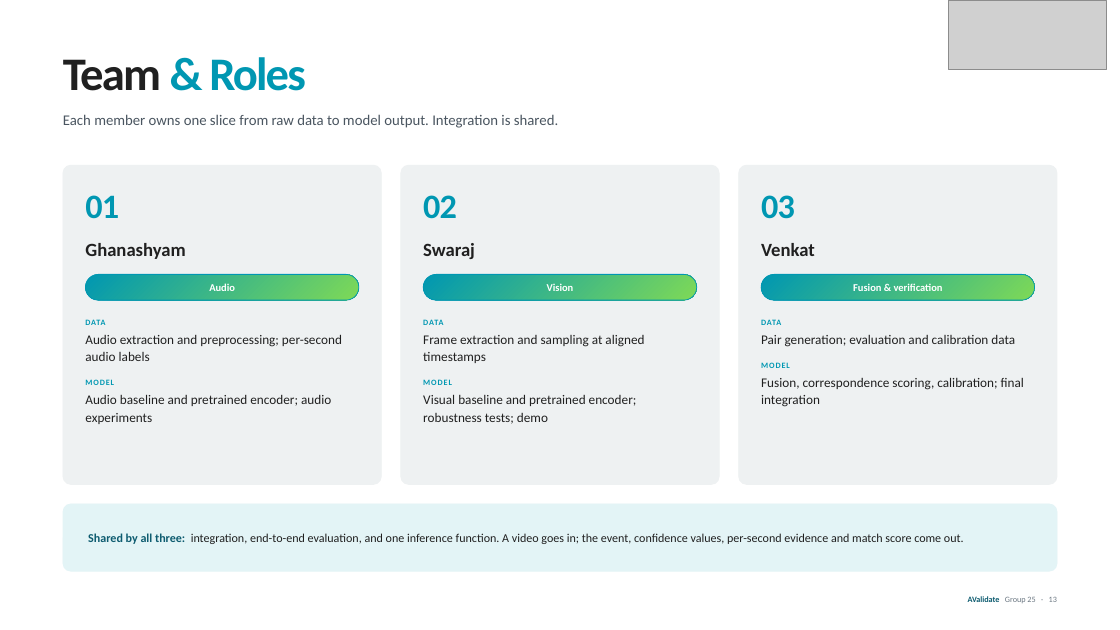
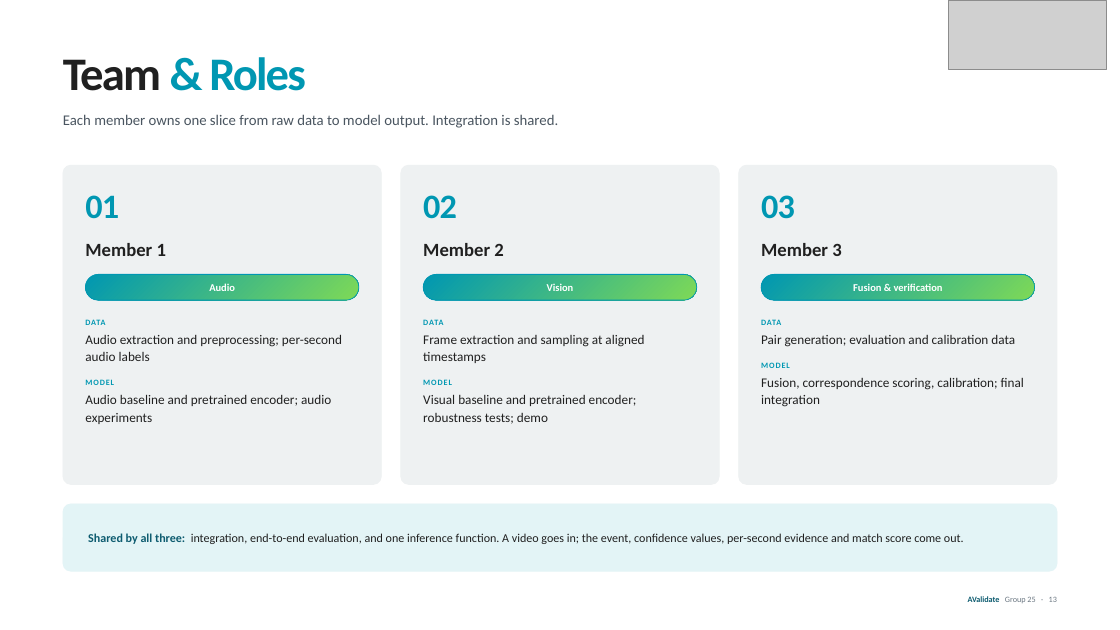
Before and after one commit to NUS-AIS-GCs/Audio-Video-Confidence, a slide deck: slide 13 of Presentations/Group 25 - AValidate - First Presentation V3.pptx. Drawn at 1120x630 pixels with LibreOffice and Linux fonts; fonts in the diff are those of the drawing; grey boxes stand for pictures. Boxes give left, top, right and bottom in pixels: in the first picture for what was removed or moved away, otherwise in the second. Text is boxed around its words. In the diff, an @@ line names an element or a change of style, - is before the commit and + after.

```diff
--- a/Presentations/Group 25 - AValidate - First Presentation V3.pptx
+++ b/Presentations/Group 25 - AValidate - First Presentation V3.pptx
@@ text at (85, 243, 166, 256): text changed @@
-Ghanashyam
+Member 1
@@ text at (423, 243, 503, 256): text changed @@
-Swaraj
+Member 2
@@ text at (761, 243, 841, 256): text changed @@
-Venkat
+Member 3
```
Also in this commit, not shown: 3 other slides changed, 1 other file.
